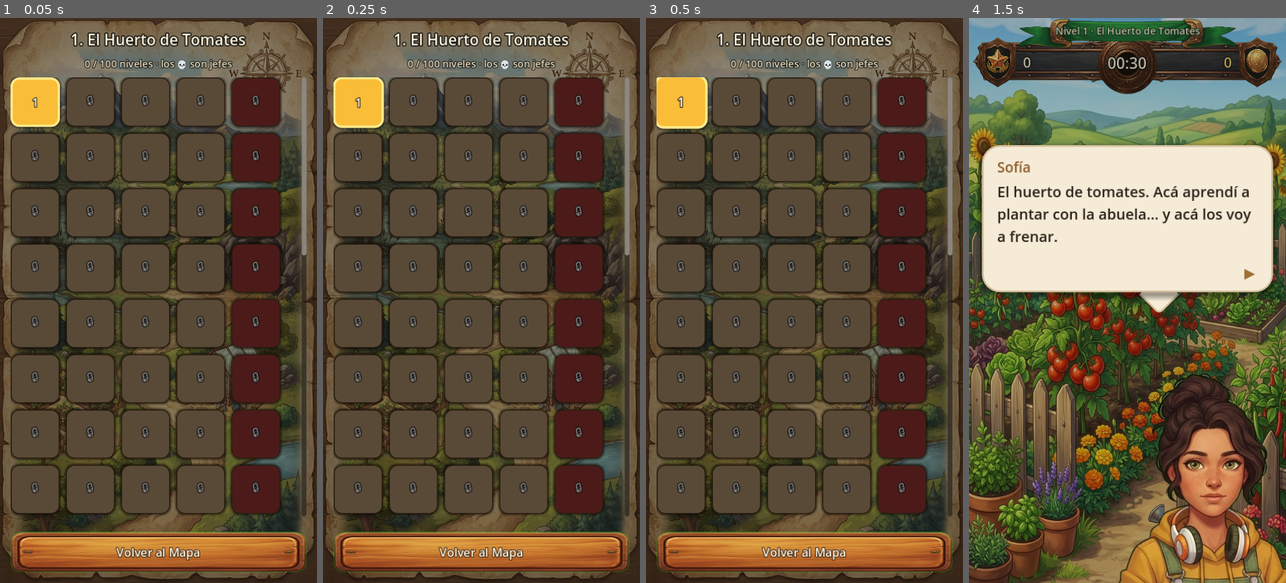
Above: before the commit, frames 1-4 (left to right).
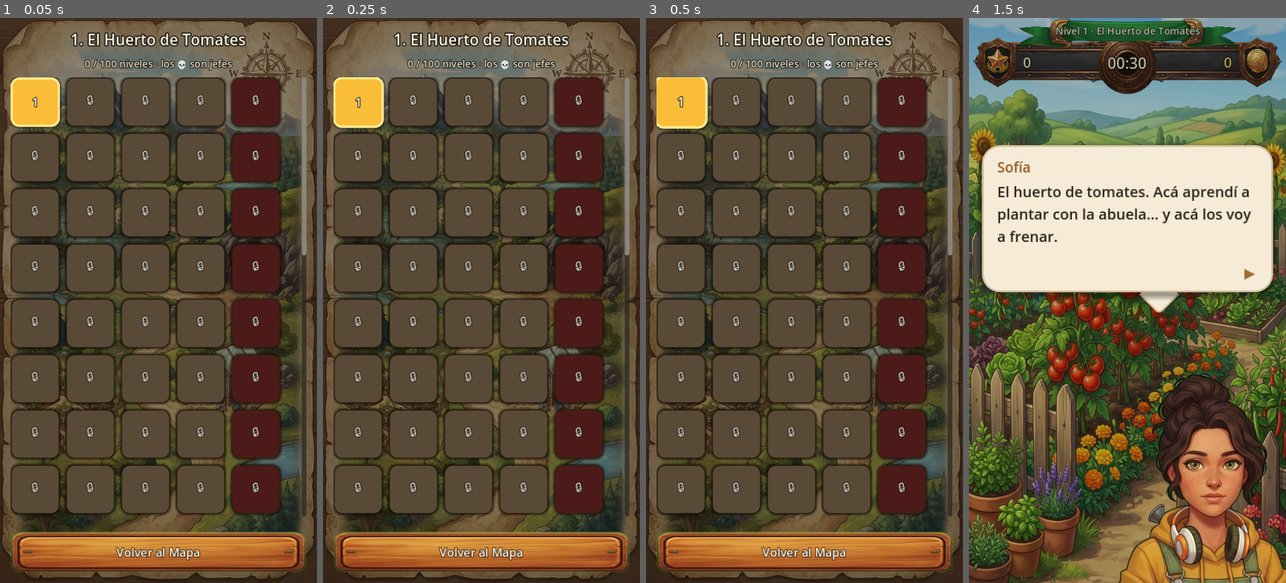
Above: after the commit, the same moments.

Repository: Nitanzw/Mikumemoria
Game: Godot game, scene res://scenes/menu/level_select.tscn
Same seed, same stepped clock (60 frames per second), same inputs: the game is played once before the commit and once after it. This scene is started directly instead of the project's main scene.
Inputs (mouse positions are in pixels of both pictures, inside the frame that each line leads up to):
- Up to frame 1 (0.05 s): no input
- Up to frame 2 (0.25 s): no input
- Up to frame 3 (0.5 s): no input
- Up to frame 4 (1.5 s): click (1003, 102) at 0.5 s, where only the run before the commit has a clickable "1"; move the mouse to (1197, 272) at 1.27 s; click (1197, 272) at 1.42 s

The runs differ from the first frame. In frame 1, 1.1% of the frame differs, in the area x 10-82%, y 13-85%; in frame 2, 1.1%; in frame 3, 1.1%, in the area x 9-82%, y 13-85%; in frame 4, nothing differs.

Commit message:
Poder deslizar la tienda desde encima de los iconos
La cuadrícula solo se dejaba deslizar tocando los huecos entre casilleros:
si el dedo bajaba sobre un ícono, no pasaba nada. La causa es que cada
casillero era un Button, y un Button adentro de un ScrollContainer se
queda con el evento, así que el contenedor nunca ve el gesto.
scroll_deadzone no ayudaba, porque el deadzone actúa sobre eventos que al
contenedor nunca le llegaban.

Los casilleros pasan a Panel con MOUSE_FILTER_PASS: reciben el evento y
además lo dejan subir, así que se puede deslizar desde cualquier lado. A
cambio el toque se detecta a mano (UITheme.make_tappable): se guarda dónde
empezó el gesto y cuánto se corrió el dedo, y solo cuenta como toque si se
movió menos de 14px. Se mira el acumulado además de la distancia final,
porque bajar, subir y soltar donde empezaste es un scroll, no un toque.

El selector de niveles tenía exactamente el mismo problema con su grilla
de 100 casilleros y recibe el mismo tratamiento.

Verificado con gestos simulados: arrastrar EMPEZANDO sobre el ícono del
zapato ahora scrollea, y un toque limpio en ese mismo ícono abre su ficha.

Co-Authored-By: Claude Opus 5 <noreply@anthropic.com>
Claude-Session: https://claude.ai/code/session_017CZQGSdpv5Kh1U4gJuW4s1

Diff:
--- a/scripts/menu/level_select.gd
+++ b/scripts/menu/level_select.gd
@@ -57,17 +57,27 @@
 	for offset in range(LevelManager.LEVELS_PER_CHAPTER):
 		grid.add_child(_build_cell(first + offset))
 
-func _build_cell(level: int) -> Button:
+func _build_cell(level: int) -> Control:
 	var is_boss: bool = GameManager.level_manager.is_boss_level(level)
 	var unlocked: bool = GameManager.is_level_unlocked(level)
 	var completed: bool = level < GameManager.max_level_unlocked
 
-	var button := Button.new()
+	# Panel con Label adentro y no Button: un Button se come el arrastre y
+	# la grilla de 100 niveles solo se podía deslizar desde los huecos.
+	# Ver UITheme.make_tappable.
+	var button := Panel.new()
 	button.custom_minimum_size = CELL
-	button.add_theme_font_size_override("font_size", 20 if level < 100 else 17)
-	button.add_theme_constant_override("outline_size", 5)
-	button.add_theme_color_override("font_outline_color", Color(0, 0, 0, 0.85))
-	button.add_theme_color_override("font_color", Color(1, 0.98, 0.92))
+
+	var label := Label.new()
+	label.set_anchors_preset(Control.PRESET_FULL_RECT)
+	label.mouse_filter = Control.MOUSE_FILTER_IGNORE
+	label.horizontal_alignment = HORIZONTAL_ALIGNMENT_CENTER
+	label.vertical_alignment = VERTICAL_ALIGNMENT_CENTER
+	label.add_theme_font_size_override("font_size", 20 if level < 100 else 17)
+	label.add_theme_constant_override("outline_size", 5)
+	label.add_theme_color_override("font_outline_color", Color(0, 0, 0, 0.85))
+	label.add_theme_color_override("font_color", Color(1, 0.98, 0.92))
+	button.add_child(label)
 
 	var style := StyleBoxFlat.new()
 	style.corner_radius_top_left = 14
@@ -90,18 +100,18 @@
 
 	if not unlocked:
 		style.bg_color = COLOR_BOSS.darkened(0.55) if is_boss else COLOR_LOCKED
-		button.text = "🔒"
-		button.disabled = true
+		label.text = "🔒"
+		label.modulate = Color(1, 1, 1, 0.7)
 	else:
 		if is_boss:
 			style.bg_color = COLOR_BOSS_DONE if completed else COLOR_BOSS
-			button.text = "💀\n%d" % level
+			label.text = "💀\n%d" % level
 		else:
 			style.bg_color = COLOR_DONE if completed else COLOR_CURRENT
-			button.text = str(level)
+			label.text = str(level)
 		if completed:
 			style.border_color = Color(1, 0.96, 0.85, 0.4)
-		button.pressed.connect(_on_level_pressed.bind(level))
+		UITheme.make_tappable(button, _on_level_pressed.bind(level))
 		if level == GameManager.max_level_unlocked:
 			# El nivel al que toca entrar: borde dorado grueso + latido.
 			style.border_width_top = 4
@@ -111,11 +121,7 @@
 			style.border_color = Color(1, 0.92, 0.55)
 			_pulse(button)
 
-	button.add_theme_stylebox_override("normal", style)
-	button.add_theme_stylebox_override("hover", style)
-	button.add_theme_stylebox_override("pressed", style)
-	button.add_theme_stylebox_override("disabled", style)
-	button.add_theme_stylebox_override("focus", style)
+	button.add_theme_stylebox_override("panel", style)
 	return button
 
 func _pulse(node: Control) -> void:
--- a/scripts/menu/shop_ui.gd
+++ b/scripts/menu/shop_ui.gd
@@ -150,11 +150,13 @@
 func _build_tile(item_id: String, is_weapon: bool) -> Control:
 	var info := _tile_info(item_id, is_weapon)
 
-	var button := Button.new()
+	# Panel y no Button: un Button se come el arrastre y la cuadrícula solo
+	# se podía deslizar tocando los huecos entre casilleros. Ver
+	# UITheme.make_tappable.
+	var button := Panel.new()
 	button.custom_minimum_size = TILE
-	for state in ["normal", "hover", "pressed"]:
-		button.add_theme_stylebox_override(state, UITheme.card_style())
-	button.pressed.connect(_show_detail.bind(item_id, is_weapon))
+	button.add_theme_stylebox_override("panel", UITheme.card_style())
+	UITheme.make_tappable(button, _show_detail.bind(item_id, is_weapon))
 
 	var box := VBoxContainer.new()
 	box.mouse_filter = Control.MOUSE_FILTER_IGNORE
--- a/scripts/ui/ui_theme.gd
+++ b/scripts/ui/ui_theme.gd
@@ -20,6 +20,69 @@
 const WOOD_MARGIN_Y := 20.0
 const CARD_MARGIN_X := 48.0
 const CARD_MARGIN_Y := 44.0
+
+
+## Distancia que puede moverse el dedo y que el gesto siga contando como
+## toque. Más que esto es un arrastre y no dispara nada.
+const TAP_SLOP := 14.0
+
+## Hace que un Control responda al toque SIN comerse el arrastre.
+##
+## El problema que resuelve: un Button adentro de un ScrollContainer se
+## queda con el evento, así que el contenedor nunca ve el gesto y la lista
+## solo se puede deslizar desde los huecos entre casilleros. `scroll_deadzone`
+## no alcanza, porque el deadzone actúa sobre eventos que al contenedor
+## nunca le llegan.
+##
+## Con MOUSE_FILTER_PASS el nodo recibe el evento y además lo deja subir al
+## contenedor, así que se puede deslizar desde cualquier lado. A cambio hay
+## que detectar el toque a mano: se guarda dónde empezó y cuánto se movió,
+## y solo cuenta como toque si el dedo casi no se corrió.
+static func make_tappable(control: Control, on_tap: Callable) -> void:
+	control.mouse_filter = Control.MOUSE_FILTER_PASS
+	var state := {"holding": false, "start": Vector2.ZERO, "moved": 0.0}
+	control.gui_input.connect(func(event: InputEvent) -> void:
+		var position := Vector2.ZERO
+		var pressed := false
+		var is_click := false
+
+		var touch := event as InputEventScreenTouch
+		if touch:
+			is_click = true
+			pressed = touch.pressed
+			position = touch.position
+		else:
+			var mouse := event as InputEventMouseButton
+			if mouse and mouse.button_index == MOUSE_BUTTON_LEFT:
+				is_click = true
+				pressed = mouse.pressed
+				position = mouse.position
+
+		if is_click:
+			if pressed:
+				state["holding"] = true
+				state["start"] = position
+				state["moved"] = 0.0
+			elif state["holding"]:
+				state["holding"] = false
+				var corrido: float = maxf(
+					position.distance_to(state["start"]), float(state["moved"]))
+				if corrido <= TAP_SLOP:
+					on_tap.call()
+			return
+
+		# El acumulado importa además de la distancia final: si alguien
+		# baja, sube y suelta donde empezó, eso fue un scroll, no un toque.
+		if not state["holding"]:
+			return
+		var drag := event as InputEventScreenDrag
+		if drag:
+			state["moved"] = float(state["moved"]) + drag.relative.length()
+			return
+		var motion := event as InputEventMouseMotion
+		if motion:
+			state["moved"] = float(state["moved"]) + motion.relative.length()
+	)
 
 ## Aplica la textura de cartel de madera a un botón, con sus estados.
 ## Si el asset no existe, no toca nada y el botón queda con el tema por
